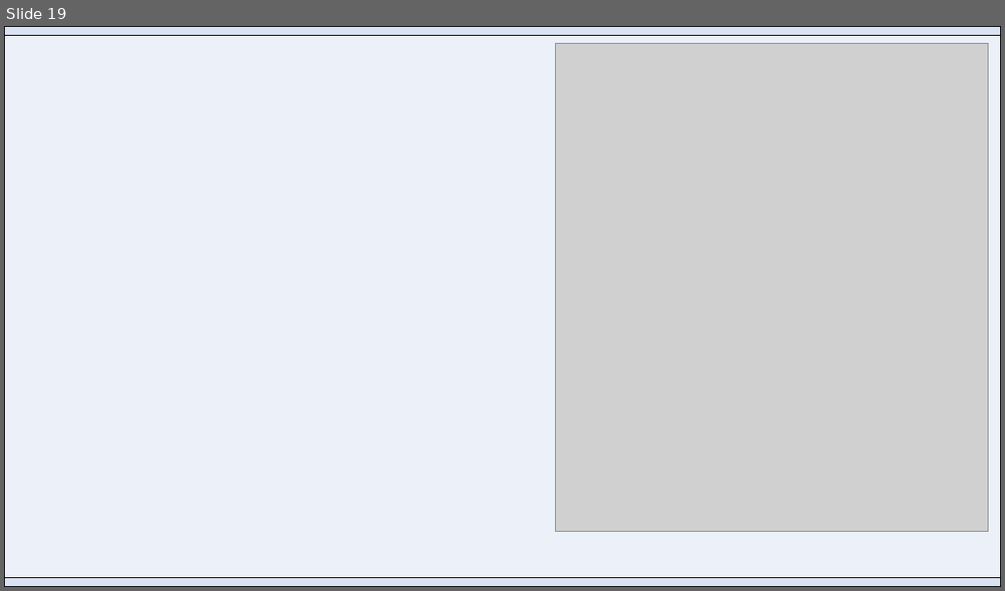
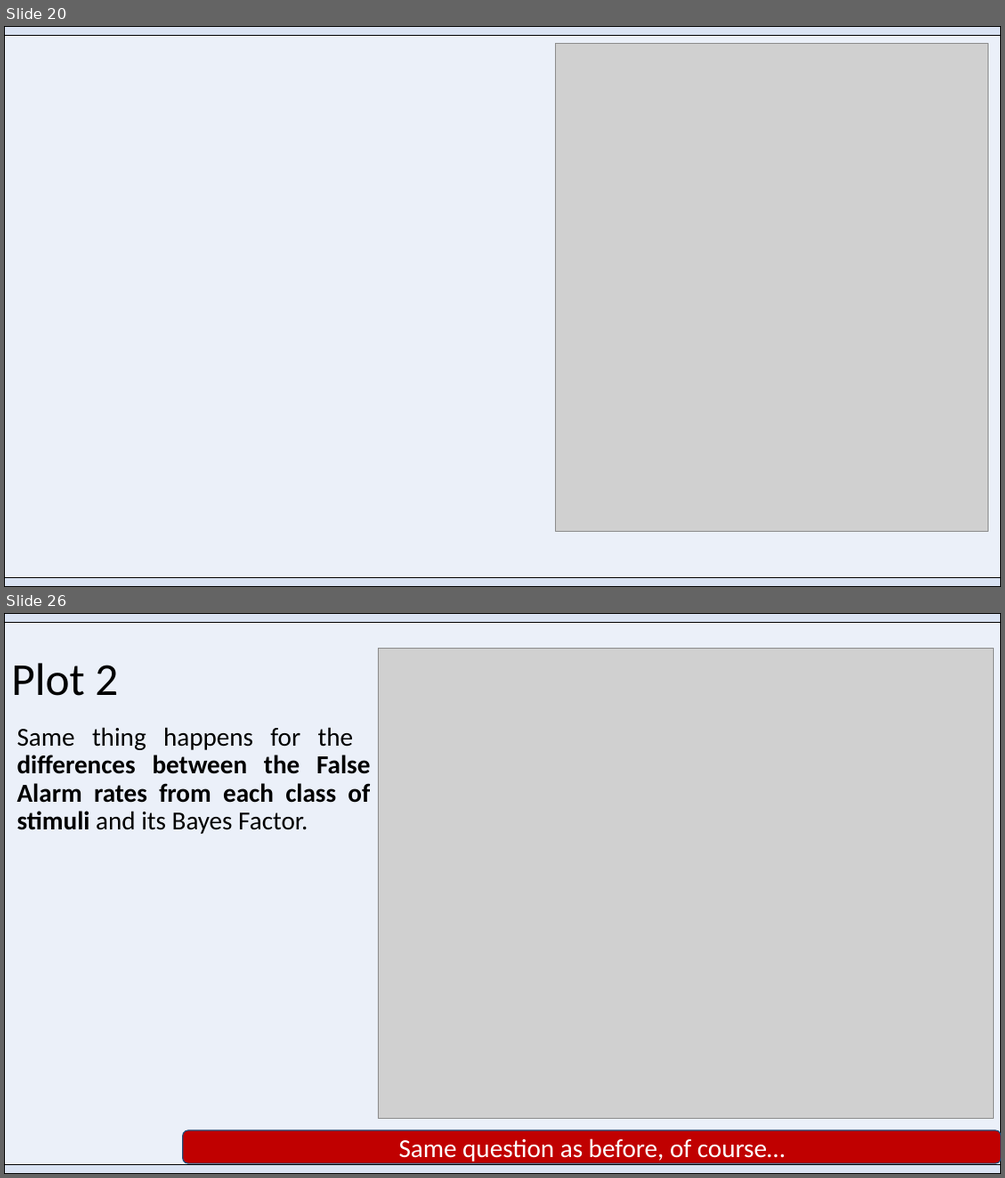
Before and after one commit to Adrifelcha/afchavez-019, a slide deck: MichaelLee/SDT Mirror Effect/Paper 1/BayesianSDTmodeling_Overview.pptx. Shown one above the other, each under a label of ours: slide 19 before the commit, slides 20 and 26 after it; the slides between them are not shown. The pictures are 1005x591 and 1005x1178 pixels, drawn with LibreOffice and Linux fonts; fonts in the diff are those of the drawing; grey boxes stand for pictures. Boxes give left, top, right and bottom in pixels: in the first picture for what was removed or moved away, otherwise in the second. Text is boxed around its words. In the diff, an @@ line names an element or a change of style, - is before the commit and + after.

```diff
--- a/MichaelLee/SDT Mirror Effect/Paper 1/BayesianSDTmodeling_Overview.pptx
+++ b/MichaelLee/SDT Mirror Effect/Paper 1/BayesianSDTmodeling_Overview.pptx
@@ slide 26 added at [4,613,1001,1174], background #FFFFFF @@
@@ rectangle added at [4,613,1001,1174], fill #EBF0F9, outline #000000 1 pt @@
@@ rectangle added at [4,613,1001,623], fill #DAE3F3, outline #000000 1 pt @@
@@ title added at [11,663,118,696], 44 pt, text #000000 @@
+Plot 2
@@ picture added at [378,648,994,1119] @@
@@ text added at [17,727,370,834], 25 pt, text #000000, bold @@
+Same thing happens for the differences between the False Alarm rates from each class of stimuli and its Bayes Factor.
@@ rounded rectangle added at [183,1130,1001,1163], fill #C00000, outline #1F4E79 1 pt, 25 pt, text #FFFFFF @@
+Same question as before, of course…
@@ rectangle added at [4,1164,1001,1174], fill #DAE3F3, outline #000000 1 pt @@
@@ what was slide 19 is now slide 20 @@
```
Also in this commit, not shown: 8 slides changed, 15 other slides added, 1 slide removed, 17 other files.
